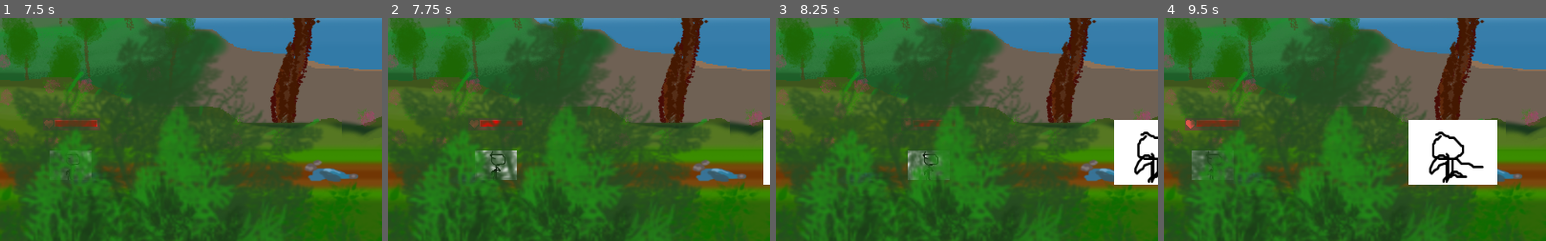
Above: before the commit, frames 1-4 (left to right).
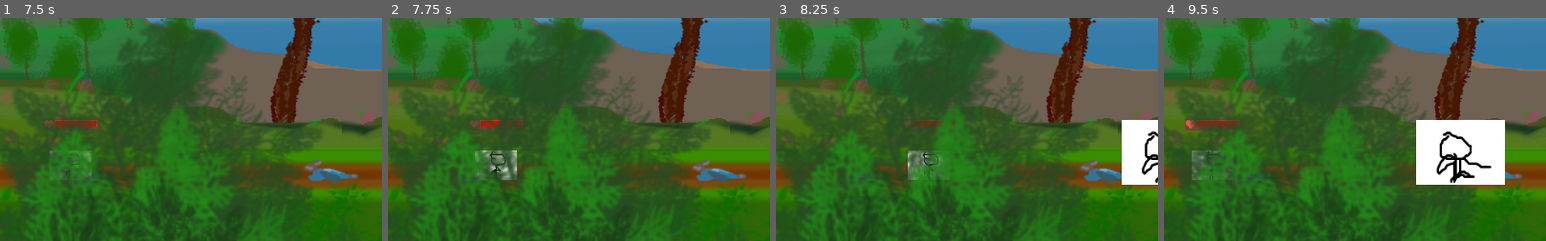
Above: after the commit, the same moments.

Repository: Evanaellio/Viking-GGJ
Game: Godot game, scene res://Battle_Root.tscn
Same seed, same stepped clock (60 frames per second), same inputs: the game is played once before the commit and once after it. This scene is started directly instead of the project's main scene. Sound files missing from this copy of the repository are replaced by a short silence.
Inputs:
- Up to frame 1 (7.5 s): tap Enter at 0.5, 1.55, 2.85, 3.5, 4.35, 6.05, 7.35 s; hold Right (ui_right) 0.53-1.28 s; hold Enter 0.53-1.28 s; tap Space at 0.77, 0.8, 1.07, 1.35, 1.52, 1.82, 2, 2.3, 3.02, 3.32, 4.52, 4.82, 5.3, 5.75, 5.85, 6.02, 6.32, 6.77, 6.8, 7.07 s; hold Down 1.28-2.03 s; hold Right (ui_right) 2.03-2.78 s; hold Enter 2.03-2.78 s; hold Up 2.78-3.53 s; hold Space 3.53-4.28 s; hold Left (ui_left) 3.53-5.03 s; hold Down 5.03-5.78 s; hold Enter 5.03-5.78 s; hold Right (ui_right) 5.78-6.53 s; hold Up 6.53-7.28 s; hold Enter 6.53-7.28 s; hold Right (ui_right) from 7.28 s (still down)
- Up to frame 2 (7.75 s): keep holding Right (ui_right); tap Space at 7.52 s
- Up to frame 3 (8.25 s): tap Space at 7.82 s; release Right (ui_right) at 8.03 s; hold Down from 8.03 s (still down); hold Space from 8.03 s (still down)
- Up to frame 4 (9.5 s): release Down at 8.78 s; release Space at 8.78 s; hold Left (ui_left) from 8.78 s (still down); tap Enter at 8.85 s; tap Space at 9.02, 9.32 s
The pictures show only the part of the screen within x 50-100%, y 50-100%; the shares and areas given below are measured in that part.

Frame 1 is identical in both runs. In frame 2, 0.5% of the frame differs, in the area x 98-100%, y 45-75%; in frame 3, 1.3%; in frame 4, 2.6%, in the area x 64-90%, y 45-75%.

Commit message:
Final probably

Diff:
--- a/Battle_Root.gd
+++ b/Battle_Root.gd
@@ -1,14 +1,15 @@
-extends Node
+extends Node2D
 
 # class member variables go here, for example:
 # var a = 2
 # var b = "textvar"
 export (PackedScene) var Minion
+var screensize
 
 func _ready():
 	# Called when the node is added to the scene for the first time.
 	# Initialization here
-	pass
+	screensize = get_viewport_rect().size
 
 #func _process(delta):
 #	# Called every frame. Delta is time since last frame.
@@ -17,15 +18,20 @@
 
 
 func _on_TimerSpawn_timeout():
-	if randi()%2 == 0:
-		print("new one")
+	if randi()%2 == 0 and $boss.position.x - $Player.position.x > screensize.x:
 		# Choose a random location on Path2D.
-		$MinionPath/MinionSpawnLocation.set_offset(1)
+		#$MinionPath/MinionSpawnLocation.set_offset(1)
 		# Create a Mob instance and add it to the scene.
 		var minion = Minion.instance()
 		add_child(minion)
+		if (!minion.is_connected('attack_the_player', $Player, '_on_minion_attack')):
+			minion.connect('attack_the_player', $Player,'_on_minion_attack')
 		# Set the mob's direction perpendicular to the path direction.
 		#var direction = $MinionPath/MinionSpawnLocation.rotation + PI / 2
 		# Set the mob's position to a random location.
 		minion.position = $Player.position
-		minion.position.x += 1000
+		minion.position.x += screensize.x
+
+
+func _on_AudioStreamPlayer_finished():
+	$AudioStreamPlayer.play()
--- a/Battle_Root.tscn
+++ b/Battle_Root.tscn
@@ -12,20 +12,21 @@
 [ext_resource path="res://Player.tscn" type="PackedScene" id=10]
 [ext_resource path="res://Counter.tscn" type="PackedScene" id=11]
 [ext_resource path="res://ressources/para0_leaves1.png" type="Texture" id=12]
+[ext_resource path="res://music/battle.wav" type="AudioStream" id=13]
 
 [sub_resource type="RectangleShape2D" id=1]
 
 custom_solver_bias = 0.0
 extents = Vector2( 32.4551, 461.409 )
 
-[sub_resource type="Curve2D" id=3]
+[sub_resource type="Curve2D" id=2]
 
 bake_interval = 5.0
 _data = {
 "points": PoolVector2Array( 0, 0, 0, 0, 1117.79, 394.68, 0, 0, 0, 0, 1116.16, 546.178, 0, 0, 0, 0, 879.951, 551.065, 0, 0, 0, 0, 1117.79, 394.68 )
 }
 
-[node name="Battle_Root" type="Node" index="0"]
+[node name="Battle_Root" type="Node2D"]
 
 script = ExtResource( 1 )
 Minion = ExtResource( 2 )
@@ -137,6 +138,7 @@
 ] instance=ExtResource( 10 )]
 
 position = Vector2( 15.9114, 495.794 )
+life = 200
 
 [node name="Camera2D" type="Camera2D" parent="Player" index="2"]
 
@@ -179,6 +181,8 @@
 position = Vector2( 1076.93, 483.948 )
 scale = Vector2( 1.26733, 1.8741 )
 speed = 0
+range_atk = 3
+puissance = 5
 isBoss = true
 
 [node name="pique5" type="Sprite" parent="." index="6"]
@@ -252,6 +256,17 @@
 loop = true
 lookahead = 4.0
 
-[connection signal="attack" from="Player" to="boss" method="_on_Player_attack"]
+[node name="AudioStreamPlayer" type="AudioStreamPlayer" parent="." index="13"]
+
+stream = ExtResource( 13 )
+volume_db = -1.0
+pitch_scale = 1.0
+autoplay = true
+mix_target = 0
+bus = "Master"
+
+[connection signal="attack_the_player" from="boss" to="Player" method="_on_minion_attack"]
 
 [connection signal="timeout" from="TimerSpawn" to="." method="_on_TimerSpawn_timeout"]
+
+[connection signal="finished" from="AudioStreamPlayer" to="." method="_on_AudioStreamPlayer_finished"]
--- /dev/null
+++ b/Credits.gd
@@ -0,0 +1,17 @@
+extends Sprite
+
+# class member variables go here, for example:
+# var a = 2
+# var b = "textvar"
+
+func _ready():
+	# Called when the node is added to the scene for the first time.
+	# Initialization here
+	pass
+
+func _process(delta):
+	if Input.is_key_pressed(KEY_SPACE):
+		get_tree().change_scene("Root.tscn")
+#	# Called every frame. Delta is time since last frame.
+#	# Update game logic here.
+#	pass
--- /dev/null
+++ b/Credits.tscn
@@ -0,0 +1,11 @@
+[gd_scene load_steps=3 format=2]
+
+[ext_resource path="res://ressources/credits_screen.png" type="Texture" id=1]
+[ext_resource path="res://Credits.gd" type="Script" id=2]
+
+[node name="Sprite" type="Sprite"]
+
+position = Vector2( 511.013, 299.77 )
+scale = Vector2( 0.971508, 1.01617 )
+texture = ExtResource( 1 )
+script = ExtResource( 2 )
--- /dev/null
+++ b/Outro.gd
@@ -0,0 +1,17 @@
+extends Area2D
+
+# class member variables go here, for example:
+# var a = 2
+# var b = "textvar"
+
+func _ready():
+	# Called when the node is added to the scene for the first time.
+	# Initialization here
+	pass
+
+func _process(delta):
+	if Input.is_key_pressed(KEY_SPACE) and $Timer.is_stopped():
+		get_tree().change_scene("Root.tscn")
+#	# Called every frame. Delta is time since last frame.
+#	# Update game logic here.
+#	pass
--- a/Outro.tscn
+++ b/Outro.tscn
@@ -1,31 +1,31 @@
-[gd_scene format=2]
+[gd_scene load_steps=3 format=2]
 
-[node name="Outro" type="VideoPlayer"]
+[ext_resource path="res://Outro.gd" type="Script" id=1]
+[ext_resource path="res://ressources/IMG_20190127_150024.jpg" type="Texture" id=2]
 
-anchor_left = 0.0
-anchor_top = 0.0
-anchor_right = 0.0
-anchor_bottom = 0.0
-margin_right = 40.0
-margin_bottom = 40.0
-rect_pivot_offset = Vector2( 0, 0 )
-rect_clip_content = false
-mouse_filter = 0
-mouse_default_cursor_shape = 0
-size_flags_horizontal = 1
-size_flags_vertical = 1
-audio_track = 0
-stream = null
-volume_db = 0.0
-autoplay = false
-paused = false
-expand = true
-buffering_msec = 500
-bus = "Master"
+[node name="Area2D" type="Area2D"]
 
-[node name="Timer" type="Timer" parent="." index="0"]
+position = Vector2( 486.434, 293.141 )
+scale = Vector2( 16.2011, 10.1606 )
+input_pickable = true
+gravity_vec = Vector2( 0, 1 )
+gravity = 98.0
+linear_damp = 0.1
+angular_damp = 1.0
+audio_bus_override = false
+audio_bus_name = "Master"
+script = ExtResource( 1 )
+
+[node name="Sprite" type="Sprite" parent="." index="0"]
+
+position = Vector2( -2.09706, 3.2056 )
+scale = Vector2( 0.0106863, 0.0165857 )
+texture = ExtResource( 2 )
+_sections_unfolded = [ "Animation", "Material", "Offset", "Region" ]
+
+[node name="Timer" type="Timer" parent="." index="1"]
 
 process_mode = 1
-wait_time = 1.0
-one_shot = false
-autostart = false
+wait_time = 3.0
+one_shot = true
+autostart = true
--- a/Player.gd
+++ b/Player.gd
@@ -1,6 +1,7 @@
 extends KinematicBody2D
 
 export var speed = 200
+export var life = 200
 
 var movedir = Vector2(0,0)
 signal attack
@@ -24,10 +25,20 @@
 	move_and_slide(motion, Vector2(0,0))
 
 func attack():
-	var target_col = self.get_slide_collision(0)
-	if target_col != null:
+	if self.get_slide_count() == 1:
+		var target_col = self.get_slide_collision(0)
 		var target_node = target_col.collider
 		print(target_node)
 		if (!self.is_connected('attack', target_node, '_on_Player_attack')):
 			self.connect('attack', target_node,'_on_Player_attack')
 		emit_signal('attack')
+
+
+func _on_minion_attack(puissance):
+	life -= puissance
+	print(life)
+	if life < 0:
+		self.die()
+
+func die():
+	get_tree().change_scene("res://Outro.tscn")
--- a/Root.gd
+++ b/Root.gd
@@ -21,7 +21,7 @@
 
 	set_process_input(true)
 	# Playing music
-	get_node("MenuStreamPlayer").play()
+	#get_node("MenuStreamPlayer").play()
 
 	OS.set_window_title("Story of Jorik")
 	Input.set_mouse_mode(Input.MOUSE_MODE_HIDDEN)
@@ -57,6 +57,7 @@
 			print("Settings")
 		if (index == 2):
 			print("Credits")
+			get_tree().change_scene("res://Credits.tscn")
 		if(index == 3):
 			get_tree().quit()
 
--- a/Root.tscn
+++ b/Root.tscn
@@ -13,7 +13,7 @@
 [ext_resource path="res://ressources/round_rune.png" type="Texture" id=11]
 [ext_resource path="res://ressources/title-label.png" type="Texture" id=12]
 
-[node name="Root" type="Node"]
+[node name="Root" type="Node" index="0"]
 
 script = ExtResource( 1 )
 _sections_unfolded = [ "Pause" ]
@@ -25,7 +25,7 @@
 stream = ExtResource( 2 )
 volume_db = 0.0
 pitch_scale = 1.0
-autoplay = false
+autoplay = true
 mix_target = 0
 bus = "Master"
 
--- a/minion.gd
+++ b/minion.gd
@@ -6,22 +6,26 @@
 
 export (int) var speed
 export (int) var life
+export (int) var range_atk
+export (int) var puissance
 export (bool) var isBoss
+
+signal attack_the_player
 
 func _ready():
 	set_process(true)
 	if isBoss:
 		speed = 0
-		life = 100
+		life = 1000
 
 func _process(delta):
-
 	var move = Vector2()
 
 	move += Vector2(-1,0)
 
 	move = move.normalized() * speed
 	move_and_slide(move)
+	attack()
 
 func _on_Player_attack():
 	if isBoss:
@@ -30,14 +34,23 @@
 
 func take_damage():
 	print(life)
-	life -= 5
+	life -= 1
 	if life <= 0:
 		if isBoss:
-			get_tree().change_scene("res://Outro.tscn")
-		queue_free()
+			life = 1000
+		else:
+			queue_free()
 
 func fallback():
 	var move = Vector2()
 	move += Vector2(1,0)
 	move = move.normalized() * speed
 	move_and_slide(move)
+
+func attack():
+	if self.get_slide_count() == 1:
+		var target_col = self.get_slide_collision(0)
+		var target_node = target_col.collider
+		if target_node.position.x - self.position.x < range_atk:
+			print(target_node)
+			emit_signal('attack_the_player', puissance)
--- a/minion.tscn
+++ b/minion.tscn
@@ -29,6 +29,8 @@
 _sections_unfolded = [ "Collision", "Linear", "Material", "Pause", "Pickable", "Transform", "Visibility", "Z Index", "collision" ]
 speed = 100
 life = 10
+range_atk = 10
+puissance = 2
 isBoss = null
 
 [node name="AnimatedSprite" type="AnimatedSprite" parent="." index="0"]
Not shown: 2 places in Battle_Root.tscn that only renumber resources
Binary file added: icon.png
Not shown, added: icon.png.import
